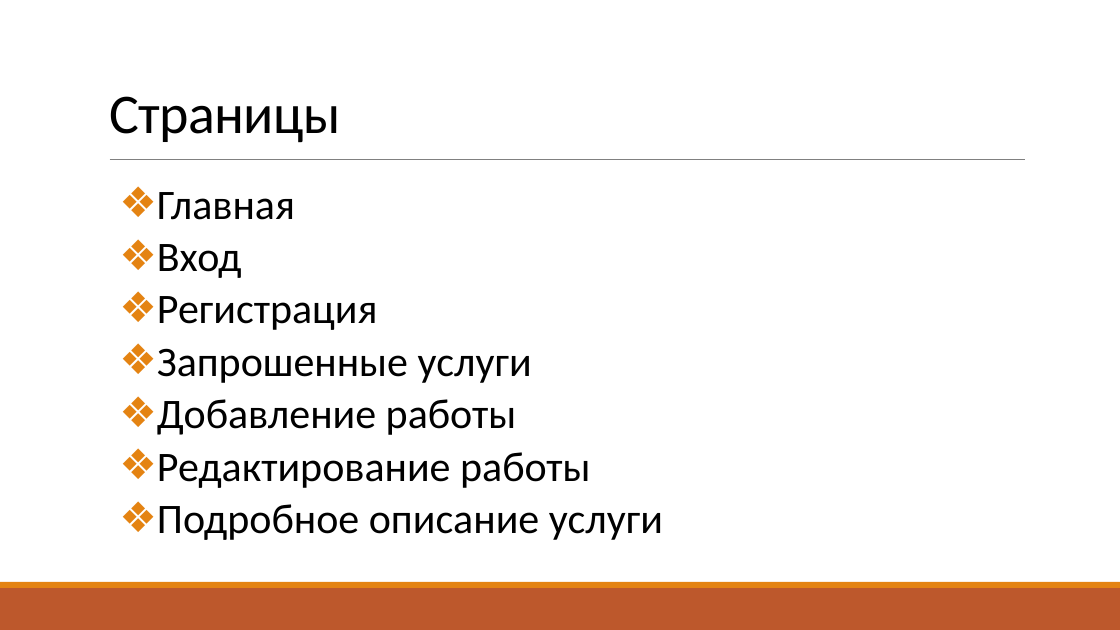
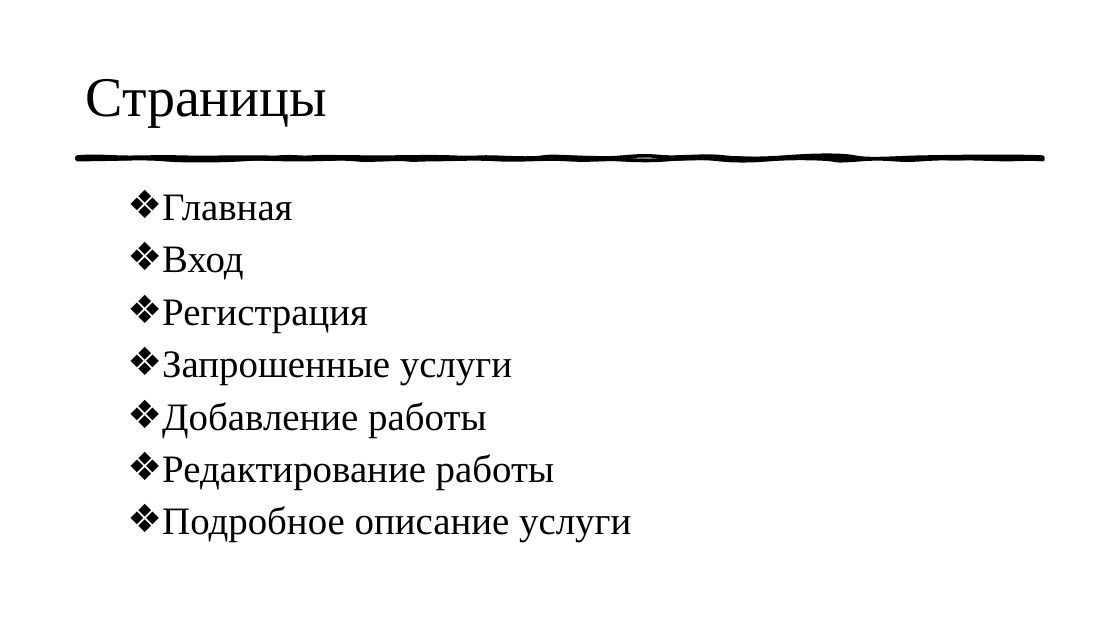
Before and after one commit to tsemkaloalena/web_project, a slide deck: slide 5 of Презентация.pptx (slide 4 before the commit). Drawn at 1120x630 pixels with LibreOffice and Linux fonts; fonts in the diff are those of the drawing. Boxes give left, top, right and bottom in pixels: in the first picture for what was removed or moved away, otherwise in the second. Text is boxed around its words. In the diff, an @@ line names an element or a change of style, - is before the commit and + after.

```diff
--- a/Презентация.pptx
+++ b/Презентация.pptx
@@ title "Страницы": place and size @@
-title "Страницы" at box(109, 96, 340, 143)
+title "Страницы" at box(85, 79, 327, 127)
@@ title "Страницы" at box(85, 79, 327, 127): font Calibri to Times New Roman, letter spacing -0.5 to 0 pt; line spacing 0.85 to 1; vertical alignment bottom to middle @@
@@ text "Главная" at box(162, 194, 631, 542): size 36 to 33.3 pt, font Calibri to Times New Roman; indent changed; line spacing 0.9 to 1; less space between paragraphs @@
@@ freeform shape added at box(77, 157, 1044, 160), fill #000000, outline #000000 3 pt @@
@@ line removed from (110, 160) to (1026, 160) @@
@@ rectangle removed at box(0, 588, 1120, 630) @@
@@ rectangle removed at box(0, 582, 1120, 588) @@
```
Also in this commit, not shown: 10 other slides changed, 2 slides added, 1 slide removed, 2 other files.
